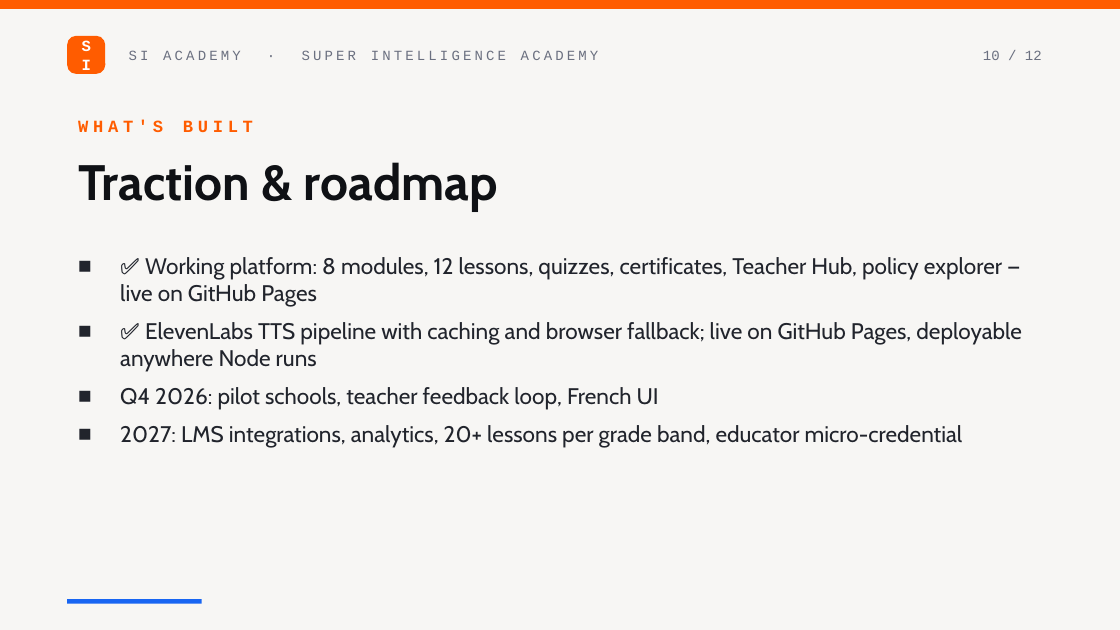
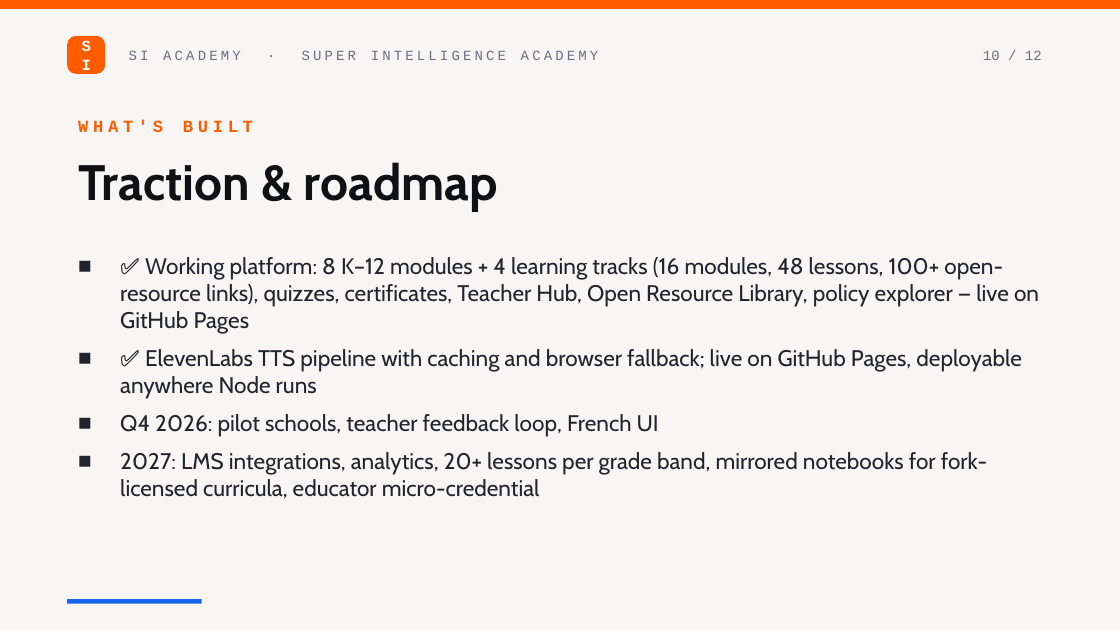
Before and after one commit to 9lordisgod/ai-course, a slide deck: slide 10 of pitch/SI-Academy-Pitch-Deck.pptx. Drawn at 1120x630 pixels with LibreOffice and Linux fonts; fonts in the diff are those of the drawing. Boxes give left, top, right and bottom in pixels: in the first picture for what was removed or moved away, otherwise in the second. Text is boxed around its words. In the diff, an @@ line names an element or a change of style, - is before the commit and + after.

Commit message:
Add four open-curriculum learning tracks and an Open Resource Library
- tracks.json: Intro, Practitioner ML, AI Engineer and Academic tracks
  (16 modules, 48 original lessons with quizzes, activities and 1-3 open
  resources each, labelled with upstream license and fork/link-only status)
- library.json: 41 curated open curricula, free books, university classes
  and LLM build-from-scratch resources with hosting rules
- New pages: #/tracks, #/tracks/:id (syllabus, mastery, resume), #/library
  (filters by type/track/hosting, search, deep-link anchors); track
  certificates via #/certificate?track=:id
- Track-aware breadcrumbs, lesson resources block, global search over
  tracks and library, home stats and tracks section, nav/footer links
- CSS for track thumbs, syllabus, resource rows, library cards and badges;
  fix narrow-viewport overflow in the lesson layout
- Tests for track/library integrity and data routes; README open-content
  policy; pitch deck updated

```diff
--- a/pitch/SI-Academy-Pitch-Deck.pptx
+++ b/pitch/SI-Academy-Pitch-Deck.pptx
@@ text at <box>120,257,1039,334</box>: text changed @@
-■ ✅ Working platform: 8 modules, 12 lessons, quizzes, certificates, Teacher Hub, policy explorer — live on GitHub Pages
+■ ✅ Working platform: 8 K–12 modules + 4 learning tracks (16 modules, 48 lessons, 100+ open-resource links), quizzes, certificates, Teacher Hub, Open Resource Library, policy explorer — live on GitHub Pages
@@ text at <box>120,452,987,499</box>: text changed @@
-■ 2027: LMS integrations, analytics, 20+ lessons per grade band, educator micro-credential
+■ 2027: LMS integrations, analytics, 20+ lessons per grade band, mirrored notebooks for fork-licensed curricula, educator micro-credential
```
Also in this commit, not shown: 4 other slides changed, 10 other files.
